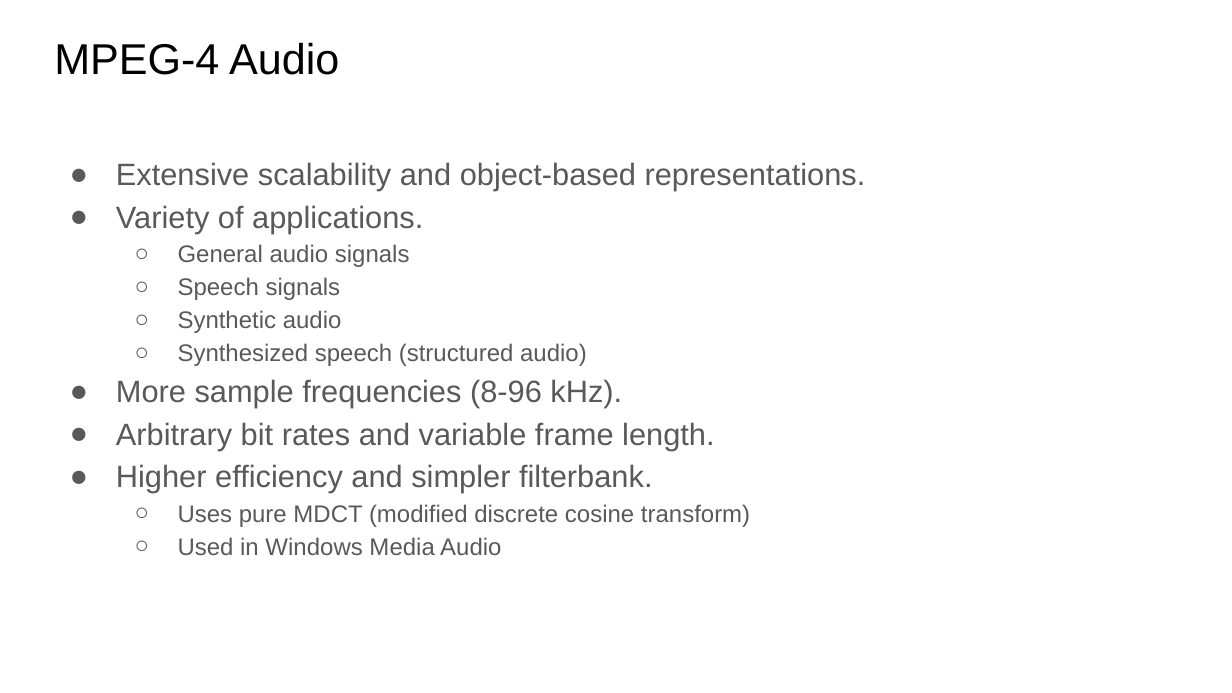
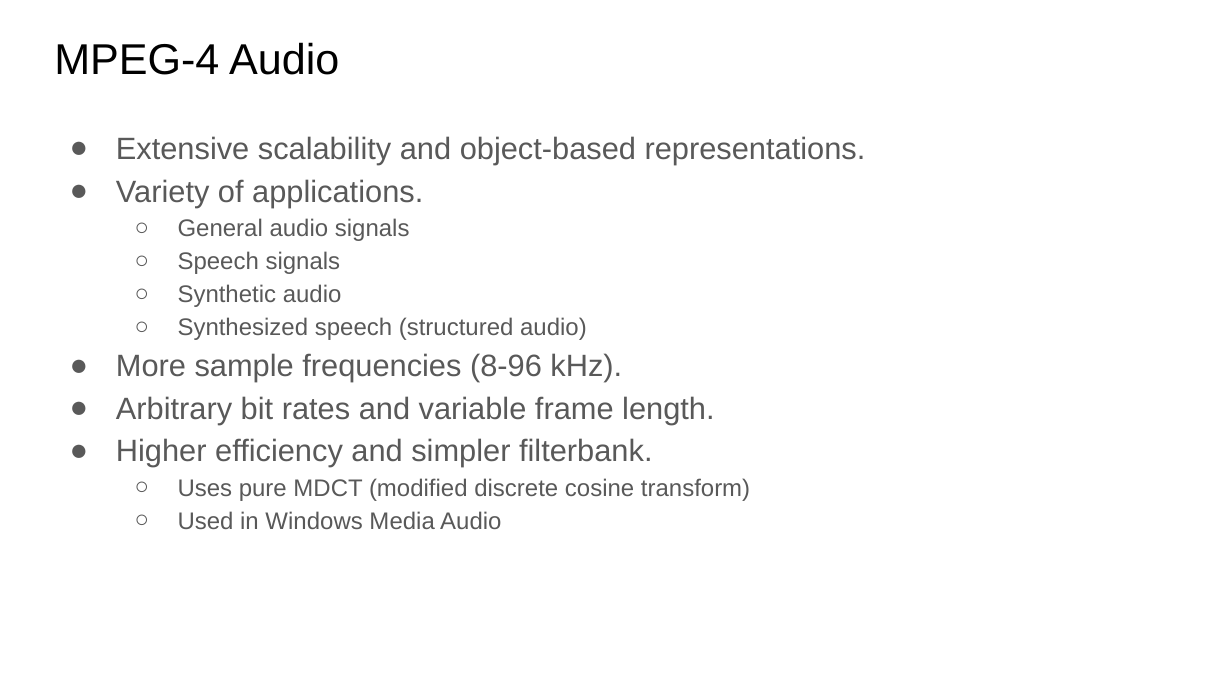
Before and after one commit to xserra/audio-coding-materials, a slide deck: slide 14 of lectures/5. Audio coding standards.pptx. Drawn at 1232x693 pixels with LibreOffice and Linux fonts; fonts in the diff are those of the drawing. Boxes give left, top, right and bottom in pixels: in the first picture for what was removed or moved away, otherwise in the second. Text is boxed around its words. In the diff, an @@ line names an element or a change of style, - is before the commit and + after.

```diff
--- a/lectures/5. Audio coding standards.pptx
+++ b/lectures/5. Audio coding standards.pptx
@@ text "Extensive scalability and object-based representations.": place and size @@
-text "Extensive scalability and object-based representations." at [116,162,866,555]
+text "Extensive scalability and object-based representations." at [116,136,866,529]
```
Also in this commit, not shown: 6 other slides changed, 2 slides added, 1 slide removed.
